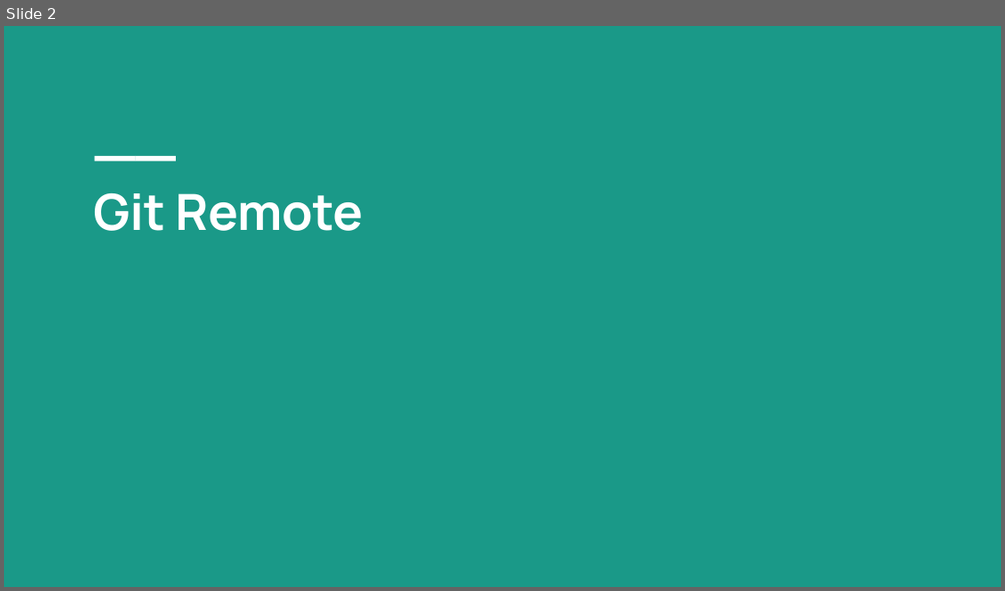
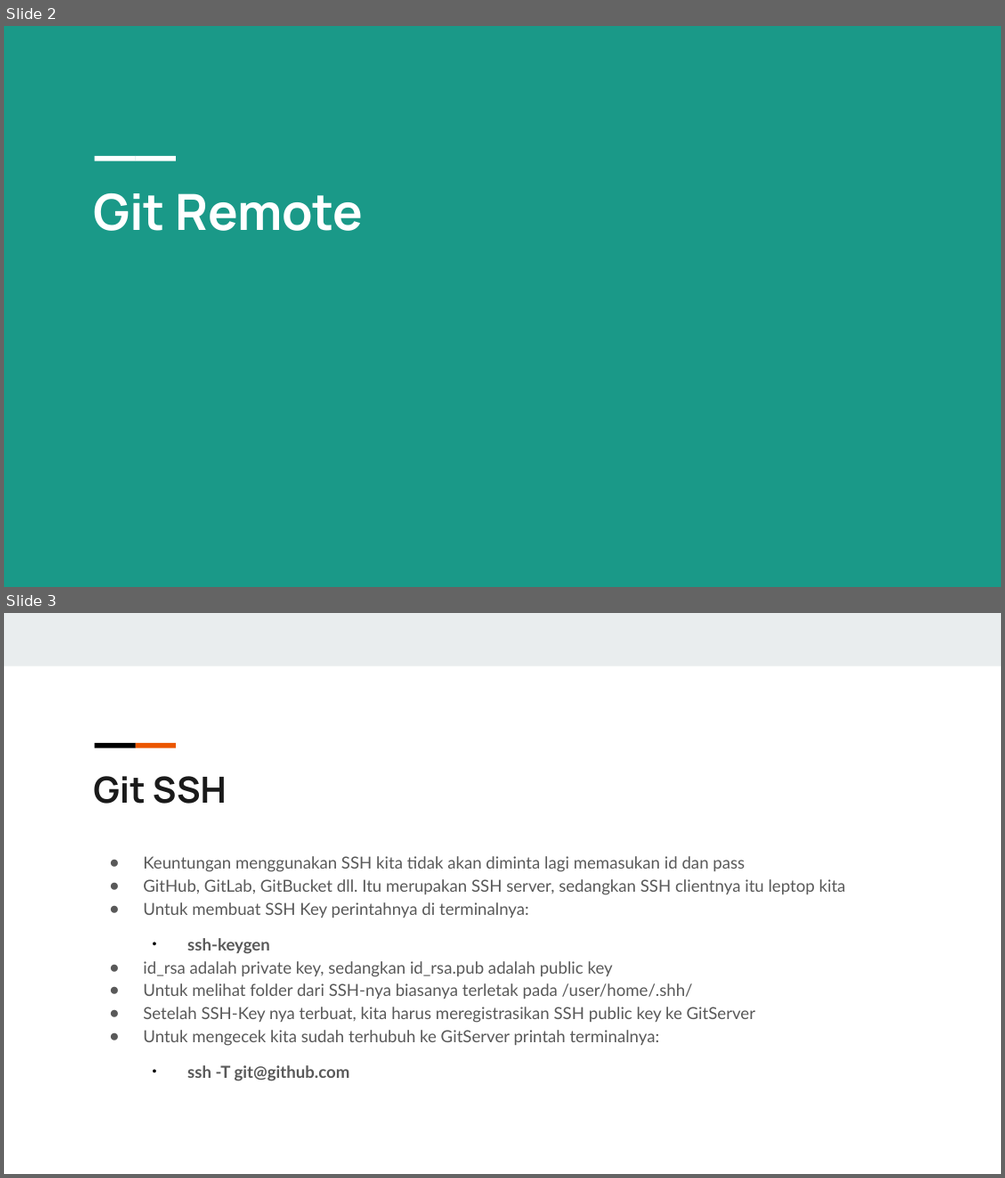
Before and after one commit to meakutamvan/repo-git, a slide deck: 1.1 Learn Git/Recap Git.pptx. Shown one above the other, each under a label of ours: slide 2 before the commit, slides 2 and 3 after it. The pictures are 1005x591 and 1005x1178 pixels, drawn with LibreOffice and Linux fonts; fonts in the diff are those of the drawing. Boxes give left, top, right and bottom in pixels: in the first picture for what was removed or moved away, otherwise in the second. Text is boxed around its words. In the diff, an @@ line names an element or a change of style, - is before the commit and + after.

```diff
--- a/1.1 Learn Git/Recap Git.pptx
+++ b/1.1 Learn Git/Recap Git.pptx
@@ slide 3 added at <box>4,613,1001,1174</box>, background #FFFFFF @@
@@ rectangle added at <box>4,613,1001,666</box>, fill #E9EDEE @@
@@ rectangle added at <box>95,743,136,747</box>, fill #000000 @@
@@ rectangle added at <box>135,743,176,747</box>, fill #EB5600 @@
@@ text added at <box>93,776,226,803</box>, 26 pt, text #1A1A1A, bold @@
+Git SSH
@@ text added at <box>143,856,846,1081</box>, 12 pt, text #595959 @@
+● Keuntungan menggunakan SSH kita tidak akan diminta lagi memasukan id dan pass
+● GitHub, GitLab, GitBucket dll. Itu merupakan SSH server, sedangkan SSH clientnya itu leptop kita
+● Untuk membuat SSH Key perintahnya di terminalnya:
+  • ssh-keygen
+● id_rsa adalah private key, sedangkan id_rsa.pub adalah public key
+● Untuk melihat folder dari SSH-nya biasanya terletak pada /user/home/.shh/
+● Setelah SSH-Key nya terbuat, kita harus meregistrasikan SSH public key ke GitServer
+● Untuk mengecek kita sudah terhubuh ke GitServer printah terminalnya:
+  • ssh -T git@github.com
```
Also in this commit, not shown: 7 other slides added, 1 slide removed.
